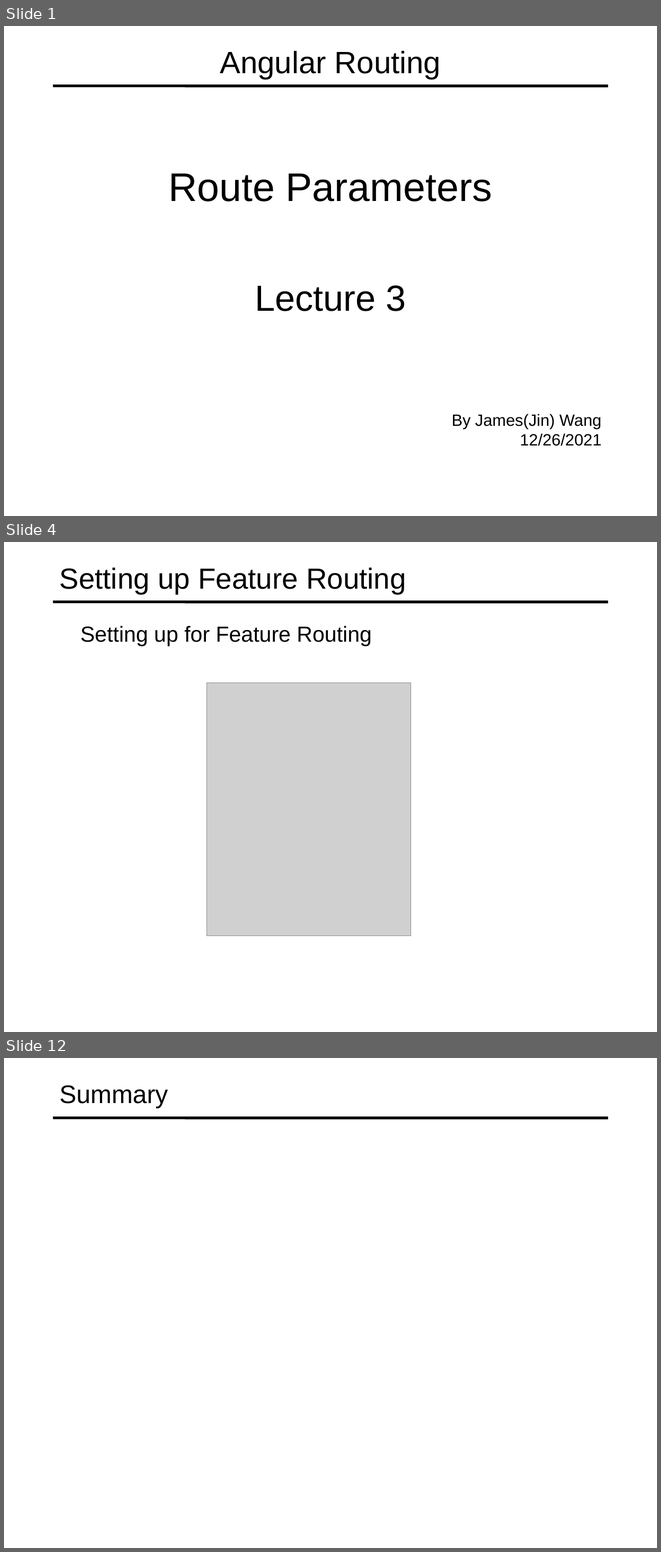
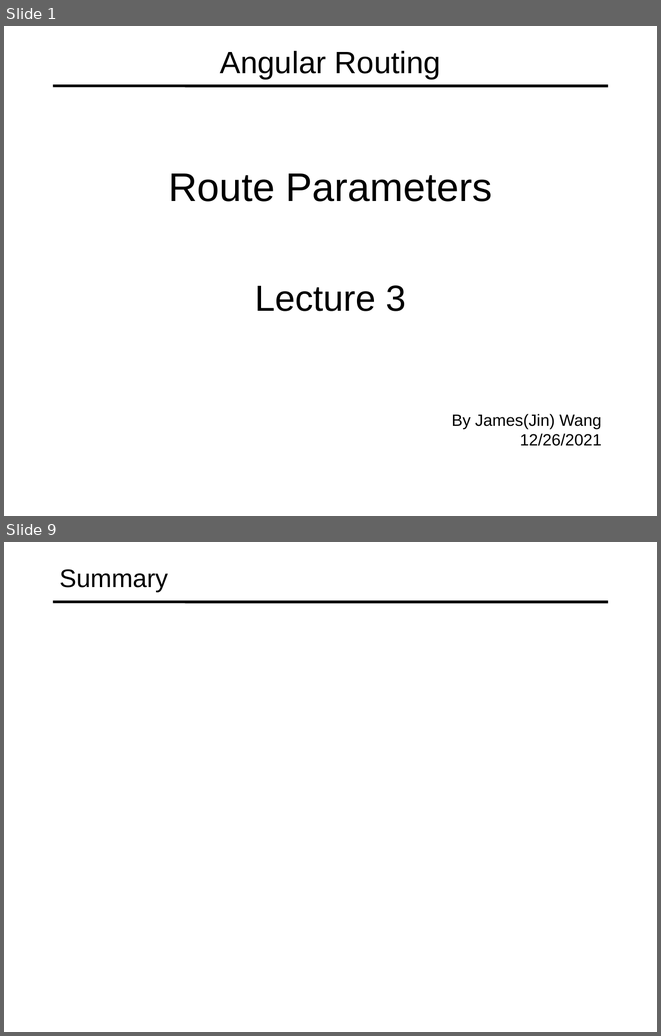
Before and after one commit to specter01wj/Jago_Link_Training, a slide deck: Angular/Angular12/Deep Dive/Angular Routing/3_Route Parameters/L3_Route Parameters.ppt. Shown one above the other, each under a label of ours: slides 1, 4 and 12 before the commit, slides 1 and 9 after it; the slides between them are not shown. The pictures are 661x1552 and 661x1036 pixels, drawn with LibreOffice and Linux fonts; fonts in the diff are those of the drawing; grey boxes stand for pictures. Boxes give left, top, right and bottom in pixels: in the first picture for what was removed or moved away, otherwise in the second. Text is boxed around its words. In the diff, an @@ line names an element or a change of style, - is before the commit and + after.

```diff
--- a/Angular/Angular12/Deep Dive/Angular Routing/3_Route Parameters/L3_Route Parameters.ppt
+++ b/Angular/Angular12/Deep Dive/Angular Routing/3_Route Parameters/L3_Route Parameters.ppt
@@ slide 4 removed at (x1=4, y1=542, x2=657, y2=1032), background #FFFFFF; not listed: 1 template element that a slide beside it also shows @@
@@ title removed at (x1=60, y1=567, x2=406, y2=594) @@
-Setting up Feature Routing
@@ text removed at (x1=80, y1=626, x2=371, y2=646) @@
-  Setting up for Feature Routing
@@ picture removed at (x1=206, y1=683, x2=411, y2=936) @@
@@ what was slide 12 is now slide 9 @@
```
Also in this commit, not shown: 7 slides added, 9 other slides removed.
